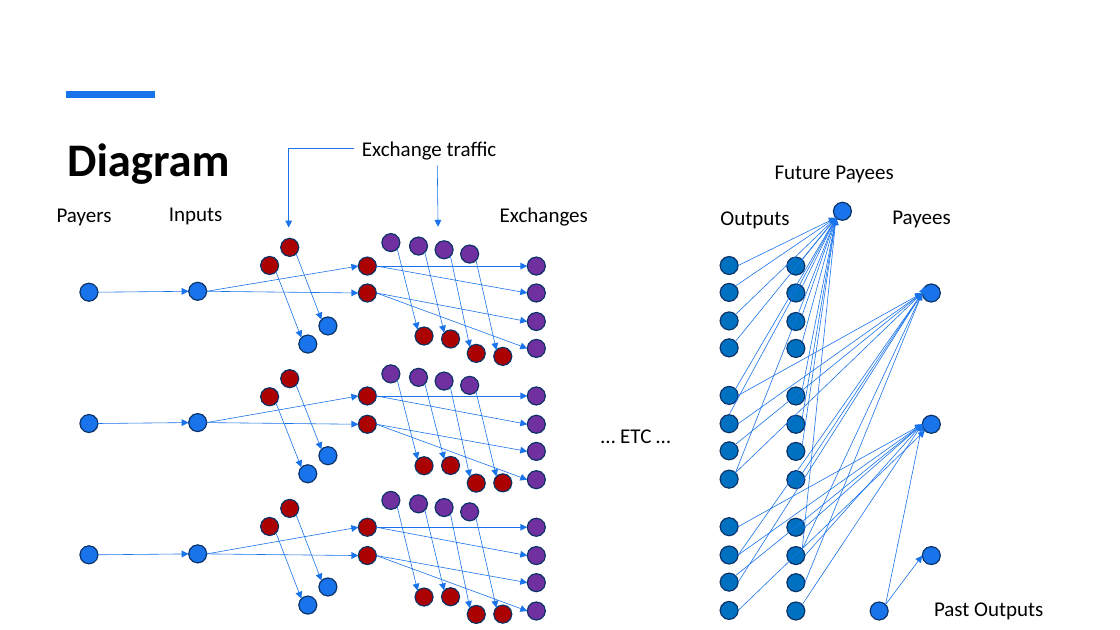
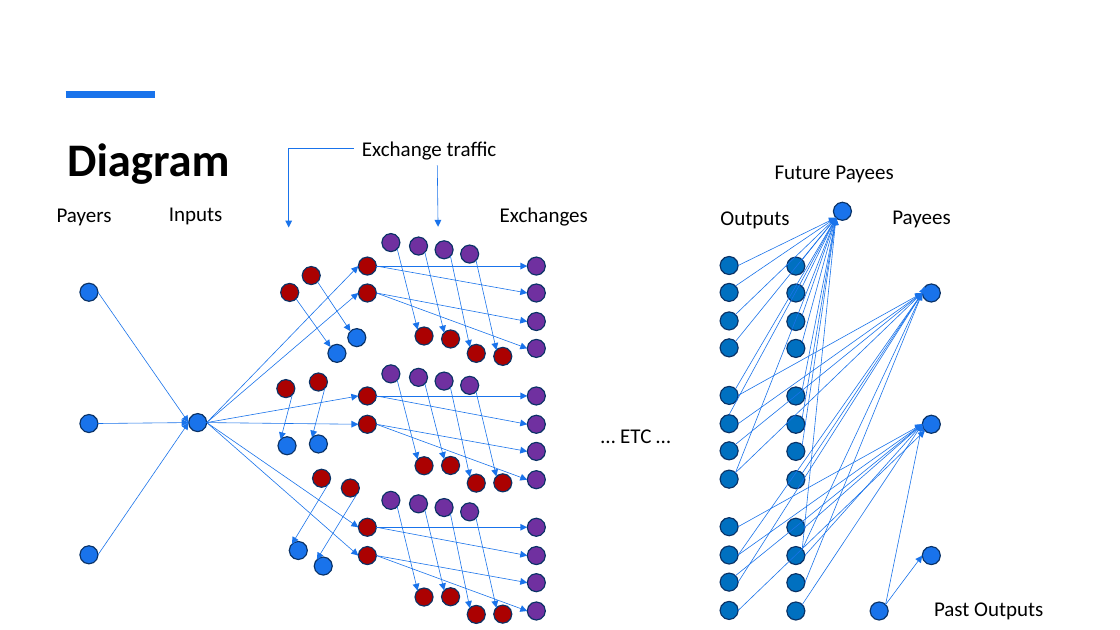
Before and after one commit to seanliew88/Faster-Zero-Trust-Anonymous-Payments-FZAP-, a slide deck: slide 8 of ETH Oxford.pptx. Drawn at 1120x630 pixels with LibreOffice and Linux fonts; fonts in the diff are those of the drawing. Boxes give left, top, right and bottom in pixels: in the first picture for what was removed or moved away, otherwise in the second. Text is boxed around its words. In the diff, an @@ line names an element or a change of style, - is before the commit and + after.

Commit message:
Changed diagram

```diff
--- a/ETH Oxford.pptx
+++ b/ETH Oxford.pptx
@@ arrow moved from (207, 292) - (359, 266) to (207, 423) - (359, 266) @@
@@ ellipse: place and size @@
-ellipse at box(281, 239, 299, 257)
+ellipse at box(302, 266, 321, 285)
@@ arrow moved from (98, 292) - (189, 292) to (98, 292) - (189, 423) @@
@@ ellipse removed at box(189, 282, 208, 301) @@
@@ arrow moved from (207, 292) - (359, 293) to (207, 423) - (359, 293) @@
@@ ellipse: place and size @@
-ellipse at box(260, 256, 279, 275)
+ellipse at box(281, 283, 299, 302)
@@ arrow moved from (276, 272) - (302, 338) to (297, 299) - (331, 347) @@
@@ arrow moved from (297, 254) - (322, 319) to (318, 282) - (350, 331) @@
@@ ellipse: place and size @@
-ellipse at box(319, 317, 338, 335)
+ellipse at box(348, 329, 366, 347)
@@ ellipse: place and size @@
-ellipse at box(299, 335, 318, 354)
+ellipse at box(328, 344, 346, 363)
@@ ellipse: place and size @@
-ellipse at box(260, 388, 279, 407)
+ellipse at box(277, 380, 296, 398)
@@ ellipse: place and size @@
-ellipse at box(281, 370, 299, 388)
+ellipse at box(309, 373, 328, 392)
@@ arrow moved from (297, 385) - (322, 450) to (325, 388) - (312, 438) @@
@@ arrow moved from (276, 403) - (302, 467) to (292, 395) - (281, 439) @@
@@ arrow moved from (98, 555) - (189, 554) to (98, 555) - (189, 423) @@
@@ arrow moved from (207, 554) - (359, 528) to (207, 423) - (359, 528) @@
@@ arrow moved from (207, 554) - (359, 555) to (207, 423) - (359, 555) @@
@@ ellipse: place and size @@
-ellipse at box(299, 465, 318, 483)
+ellipse at box(278, 437, 297, 455)
@@ ellipse: place and size @@
-ellipse at box(319, 447, 338, 465)
+ellipse at box(309, 435, 328, 454)
@@ ellipse: place and size @@
-ellipse at box(260, 518, 279, 536)
+ellipse at box(313, 470, 331, 488)
@@ ellipse: place and size @@
-ellipse at box(281, 499, 299, 518)
+ellipse at box(341, 479, 360, 497)
@@ arrow moved from (276, 533) - (302, 599) to (328, 485) - (292, 544) @@
@@ arrow moved from (297, 515) - (322, 581) to (357, 495) - (317, 560) @@
@@ ellipse removed at box(189, 545, 208, 564) @@
@@ ellipse: place and size @@
-ellipse at box(299, 597, 318, 615)
+ellipse at box(289, 542, 308, 560)
@@ ellipse: place and size @@
-ellipse at box(319, 578, 338, 597)
+ellipse at box(314, 557, 333, 576)
```
